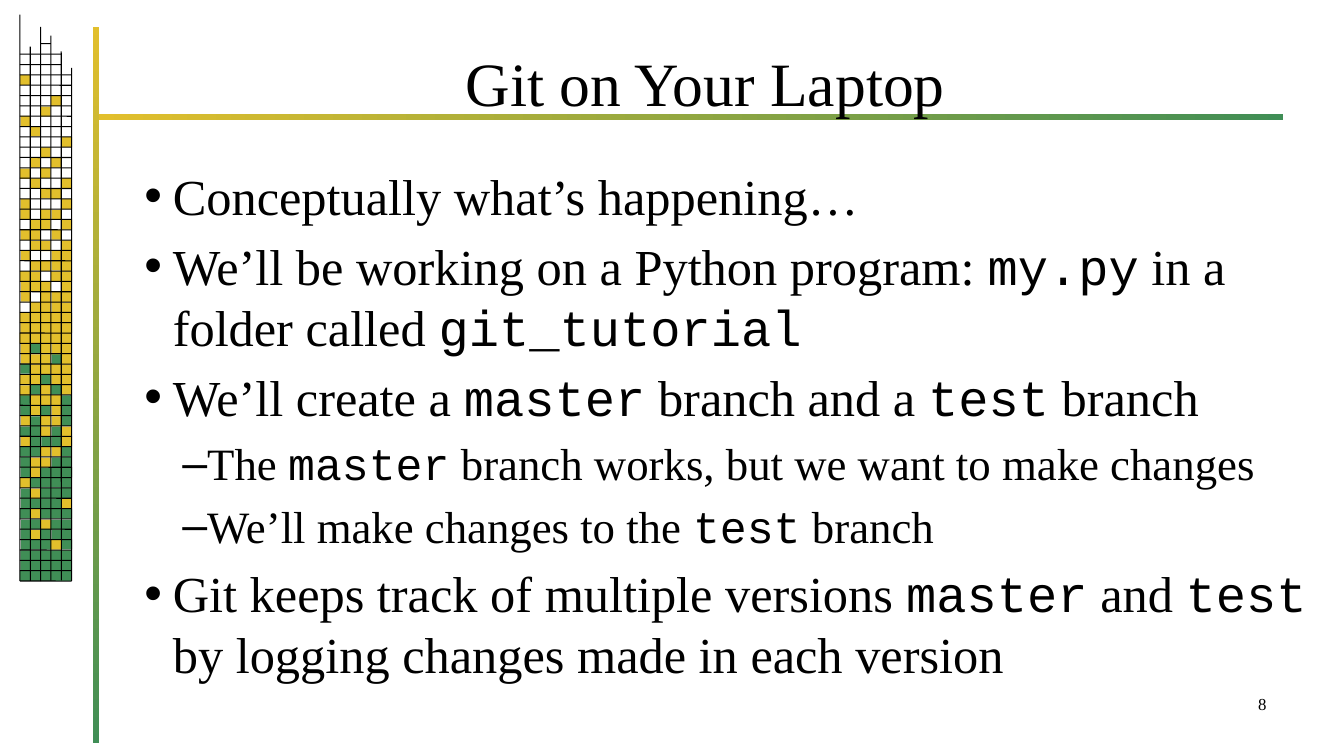
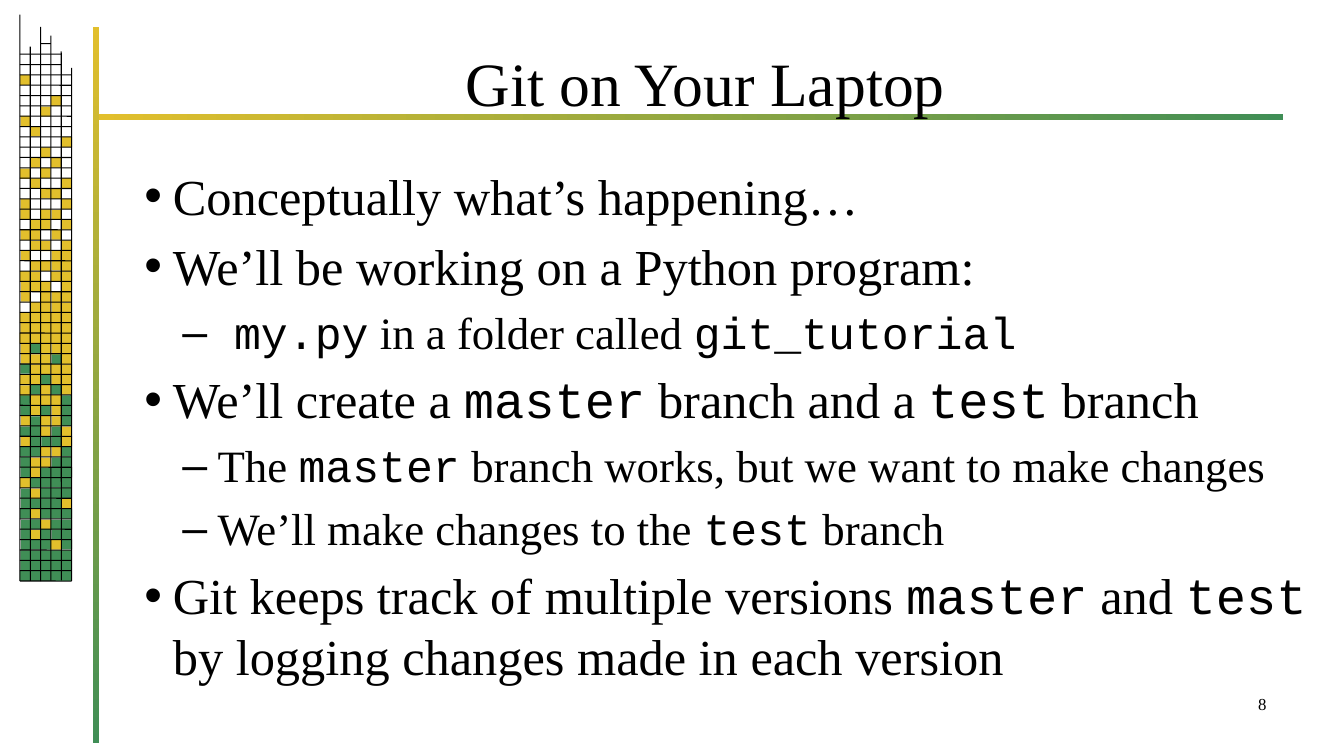
Before and after one commit to jrb28/git, a slide deck: slide 8 of 26bGit.pptx. Drawn at 1344x756 pixels with LibreOffice and Linux fonts; fonts in the diff are those of the drawing; background and template pictures are left out. Boxes give left, top, right and bottom in pixels: in the first picture for what was removed or moved away, otherwise in the second. Text is boxed around its words. In the diff, an @@ line names an element or a change of style, - is before the commit and + after.

Commit message:
Upload git_tutorial folder

```diff
--- a/26bGit.pptx
+++ b/26bGit.pptx
@@ text at [173,250,1017,359]: text changed; size 36 to 32 pt @@
-• We’ll be working on a Python program: my.py in a folder called git_tutorial
+• We’ll be working on a Python program:
+  – my.py in a folder called git_tutorial
```
Also in this commit, not shown: 1 other slide changed, 1 other file.
